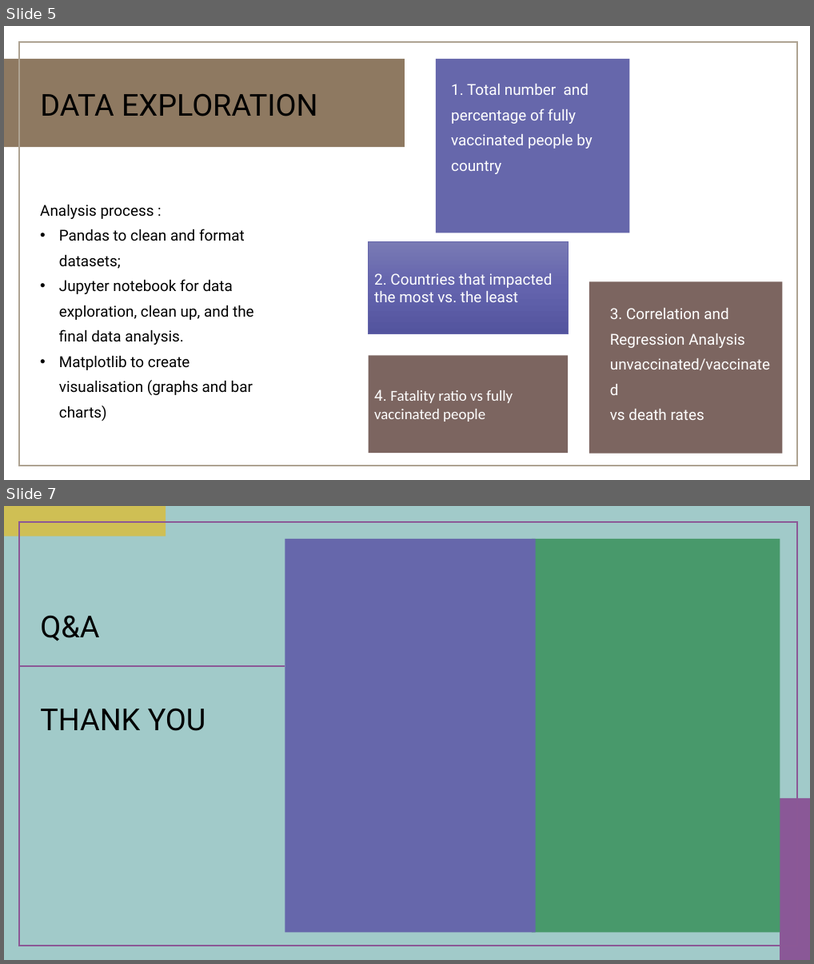
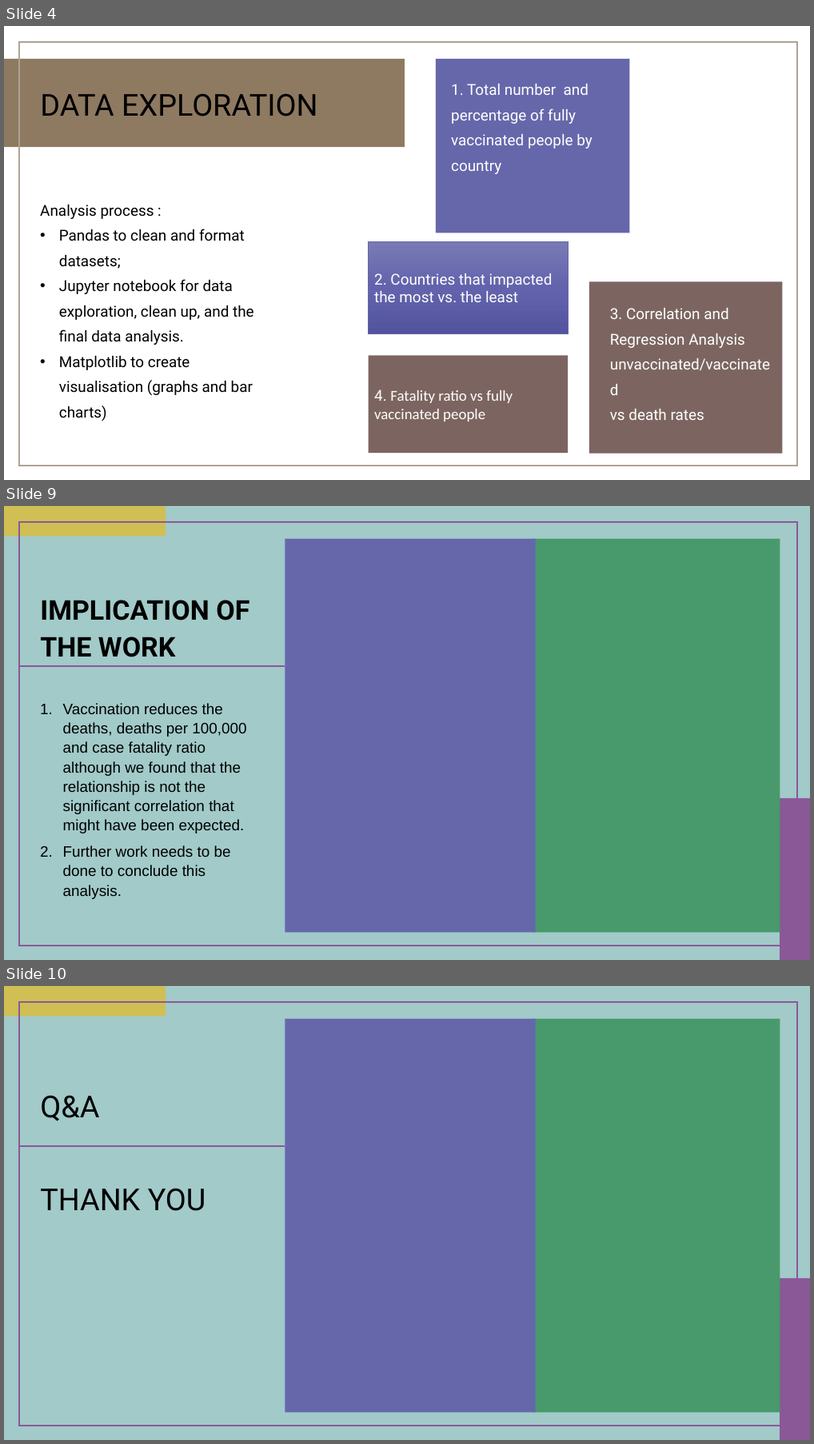
Before and after one commit to MikeMurf/project_1, a slide deck: 07-project-1-challenge/Presentation Slides/project 1.pptx. Shown one above the other, each under a label of ours: slides 5 and 7 before the commit, slides 4, 9 and 10 after it; the slides between them are not shown. The pictures are 814x964 and 814x1444 pixels, drawn with LibreOffice and Linux fonts; fonts in the diff are those of the drawing. Boxes give left, top, right and bottom in pixels: in the first picture for what was removed or moved away, otherwise in the second. Text is boxed around its words. In the diff, an @@ line names an element or a change of style, - is before the commit and + after.

```diff
--- a/07-project-1-challenge/Presentation Slides/project 1.pptx
+++ b/07-project-1-challenge/Presentation Slides/project 1.pptx
@@ slide 9 added at (4,506,810,960), background #A1CAC9; not listed: 6 template elements that a slide beside it also shows @@
@@ title added at (40,600,250,657), 32.4 pt, text #000000, bold @@
+IMPLICATION OF THE WORK
@@ text added at (63,703,246,899), 18 pt, text #000000 @@
+1. Vaccination reduces the deaths, deaths per 100,000 and case fatality ratio although we found that the relationship is not the significant correlation that might have been expected.
+2. Further work needs to be done to conclude this analysis.
@@ what was slide 5 is now slide 4 @@
@@ what was slide 7 is now slide 10 @@
```
Also in this commit, not shown: 1 slide changed, 4 other slides added, 2 slides removed.
